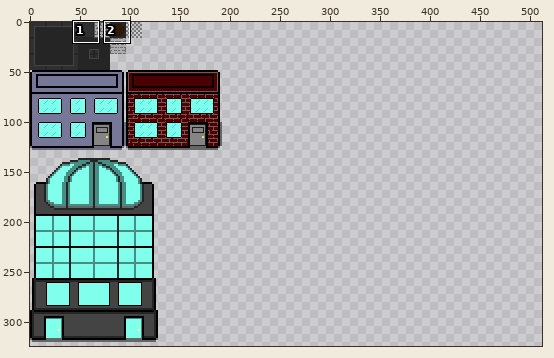
Two versions of one sprite sheet, Sumimasen/core/assets/maps/tileset.png. The first picture is a wide view before the edit; the outline marks the close-up.
Close-up. Before:
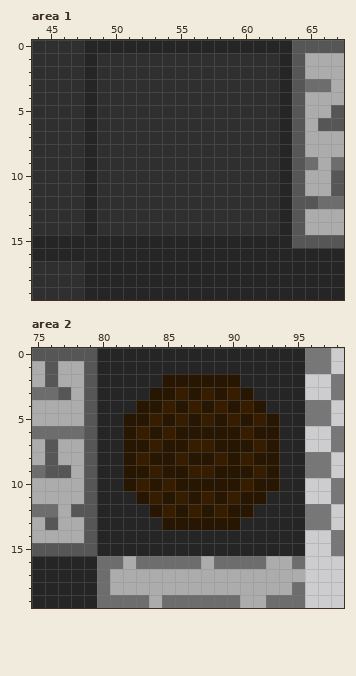
The file is 512x512 pixels. Colours within 5 levels of each other are drawn and written as one. Shown: area 1: x 44..67, y 0..19; area 2: x 75..98, y 0..19. The wide view leaves out empty margins. The commit also changed other parts of the picture, which this record leaves out.
The same view after the edit:
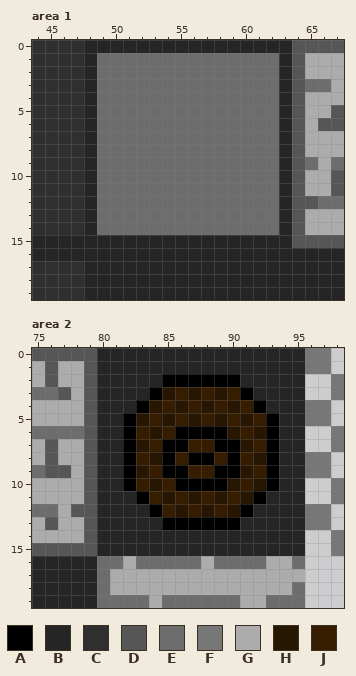
Palette (. is transparent): A #000000  B #252525  C #2f2f2f  D #565656  E #6d6d6d  F #777777  G #acacac  H #261602  J #361d00
Changes in this commit:
--- area 1
@@ x 44..67 @@
  0 CCCCBBBBBBBBBBBBBBBBDDDD
- 1 CCCCBCCCCCCCCCCCCCCBDGGG
- 2 CCCCBCCCCCCCCCCCCCCBDGGG
- 3 CCCCBCCCCCCCCCCCCCCBDEEG
- 4 CCCCBCCCCCCCCCCCCCCBDGGG
- 5 CCCCBCCCCCCCCCCCCCCBDGGD
- 6 CCCCBCCCCCCCCCCCCCCBDGDD
- 7 CCCCBCCCCCCCCCCCCCCBDGGG
- 8 CCCCBCCCCCCCCCCCCCCBDGGG
- 9 CCCCBCCCCCCCCCCCCCCBDEGE
-10 CCCCBCCCCCCCCCCCCCCBDGGD
-11 CCCCBCCCCCCCCCCCCCCBDGGD
-12 CCCCBCCCCCCCCCCCCCCBDDEE
-13 CCCCBCCCCCCCCCCCCCCBDGGG
-14 CCCCBCCCCCCCCCCCCCCBDGGG
+ 1 CCCCBEEEEEEEEEEEEEEBDGGG
+ 2 CCCCBEEEEEEEEEEEEEEBDGGG
+ 3 CCCCBEEEEEEEEEEEEEEBDEEG
+ 4 CCCCBEEEEEEEEEEEEEEBDGGG
+ 5 CCCCBEEEEEEEEEEEEEEBDGGD
+ 6 CCCCBEEEEEEEEEEEEEEBDGDD
+ 7 CCCCBEEEEEEEEEEEEEEBDGGG
+ 8 CCCCBEEEEEEEEEEEEEEBDGGG
+ 9 CCCCBEEEEEEEEEEEEEEBDEGE
+10 CCCCBEEEEEEEEEEEEEEBDGGD
+11 CCCCBEEEEEEEEEEEEEEBDGGD
+12 CCCCBEEEEEEEEEEEEEEBDDEE
+13 CCCCBEEEEEEEEEEEEEEBDGGG
+14 CCCCBEEEEEEEEEEEEEEBDGGG
 15 BBBBBBBBBBBBBBBBBBBBDDDD
--- area 2
@@ x 80..95 @@
  1 BBBBBBBBBBBBBBBB
- 2 BBBBBHHHHHHBBBBB
- 3 BBBBHHJHJHJHBBBB
- 4 BBBHHJHJHJHJHBBB
- 5 BBHHJHJHJHJHJHBB
- 6 BBHJHJHHHHHJHHBB
- 7 BBHHJHHJJHHHJHBB
- 8 BBHJHHJHHJHJHHBB
- 9 BBHHJHHJJHHHJHBB
-10 BBHJHJHHHHHJHHBB
-11 BBBHJHJHJHJHHBBB
-12 BBBBHJHJHJHHBBBB
-13 BBBBBHHHHHHBBBBB
+ 2 BBBBBAAAAAABBBBB
+ 3 BBBBAHJHJHJABBBB
+ 4 BBBAHJHJHJHJABBB
+ 5 BBAHJHJHJHJHJABB
+ 6 BBAJHJAAAAHJHABB
+ 7 BBAHJAAJJAAHJABB
+ 8 BBAJHAJAAJAJHABB
+ 9 BBAHJAAJJAAHJABB
+10 BBAJHJAAAAHJHABB
+11 BBBAJHJHJHJHABBB
+12 BBBBAJHJHJHABBBB
+13 BBBBBAAAAAABBBBB
 14 BBBBBBBBBBBBBBBB
Pixel boxes of the changes (left, top, right, bottom) in both close-ups:
changed: (97, 53, 279, 235)
changed: (123, 374, 279, 530)
